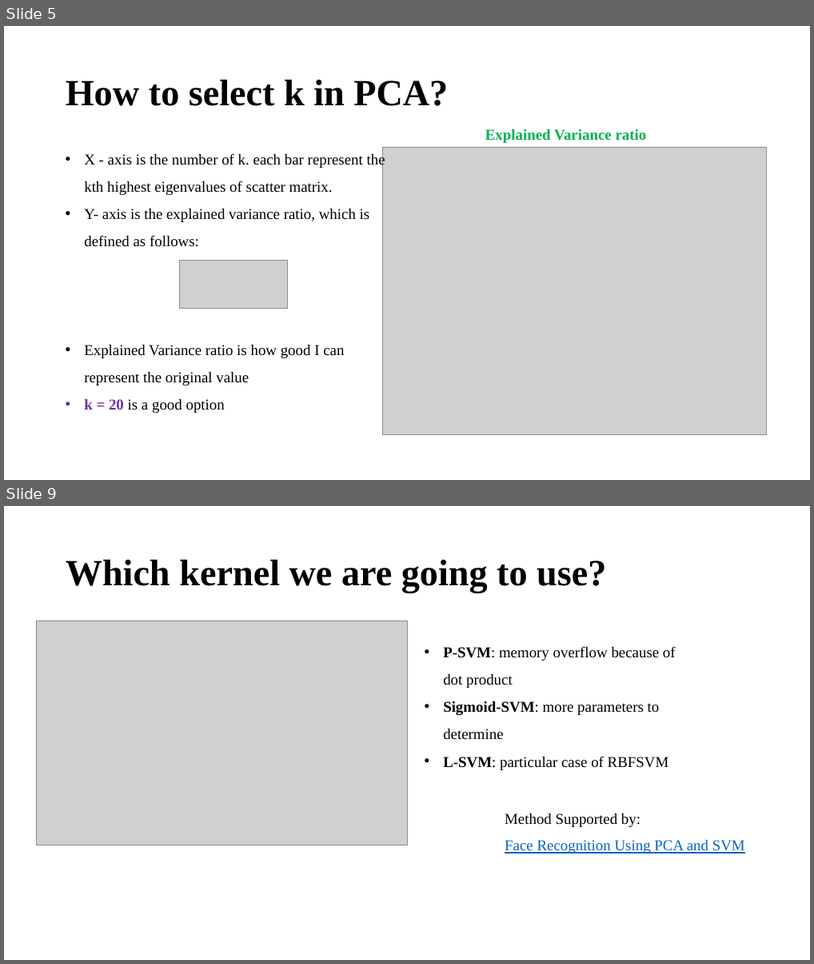
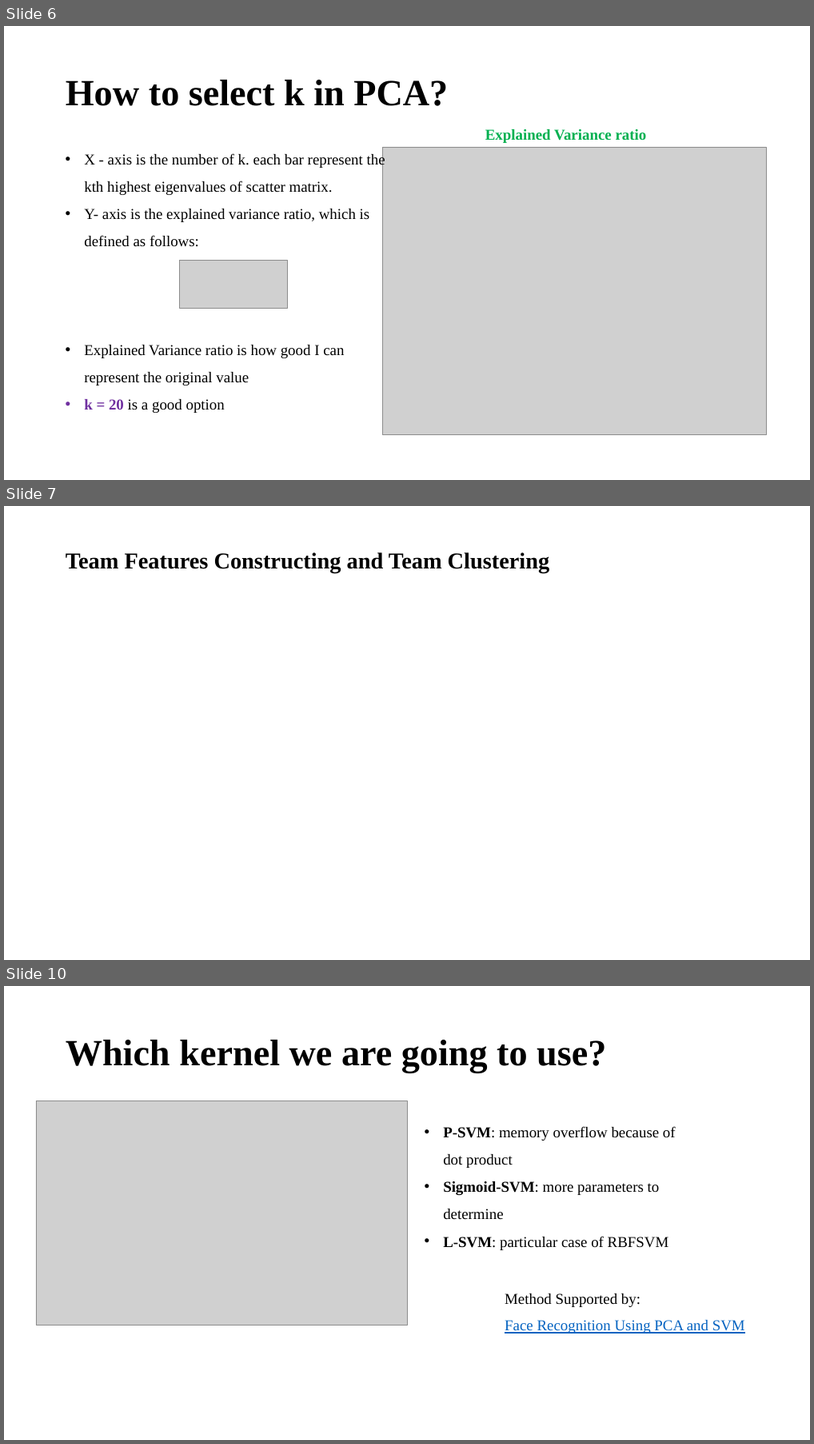
Before and after one commit to MonkeykingYan/NBA, a slide deck: Yan_Ma.pptx. Shown one above the other, each under a label of ours: slides 5 and 9 before the commit, slides 6, 7 and 10 after it; the slides between them are not shown. The pictures are 814x964 and 814x1444 pixels, drawn with LibreOffice and Linux fonts; fonts in the diff are those of the drawing; grey boxes stand for pictures. Boxes give left, top, right and bottom in pixels: in the first picture for what was removed or moved away, otherwise in the second. Text is boxed around its words. In the diff, an @@ line names an element or a change of style, - is before the commit and + after.

```diff
--- a/Yan_Ma.pptx
+++ b/Yan_Ma.pptx
@@ slide 7 added at [4,506,810,960], background #FFFFFF @@
@@ title added at [66,552,550,573], 27 pt, text #000000, bold @@
+Team Features Constructing and Team Clustering
@@ what was slide 5 is now slide 6 @@
@@ what was slide 9 is now slide 10 @@
```
Also in this commit, not shown: 3 slides changed, 3 other slides added, 3 slides removed, 14 other files.
